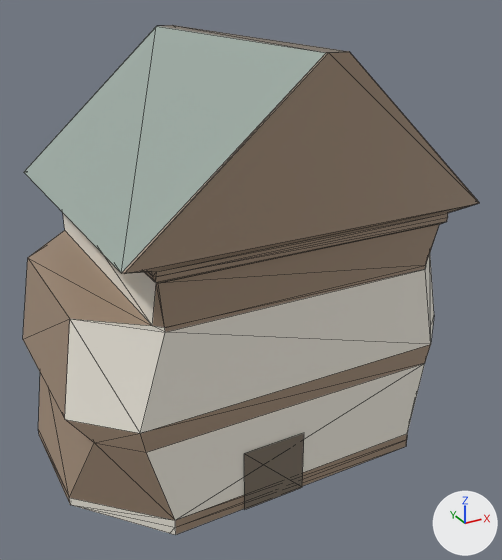
A saved change to the glTF model docs/univers/archipeo/batiments/modeles/5e-batiment-moulin-de-sillon/loin.glb.
Before and after are seen from a camera (50 mm lens) standing at (-0.7, -1.312, 1.053) and looking at (0.014, -0.013, 0.403). Arrows for +X, +Y and +Z are at lower right; the lights stay in place. The first picture is the older version. Mesh edges are drawn as thin lines. Vertices at exactly the same position are counted once.

Names of what the first picture shows: 'loin'.
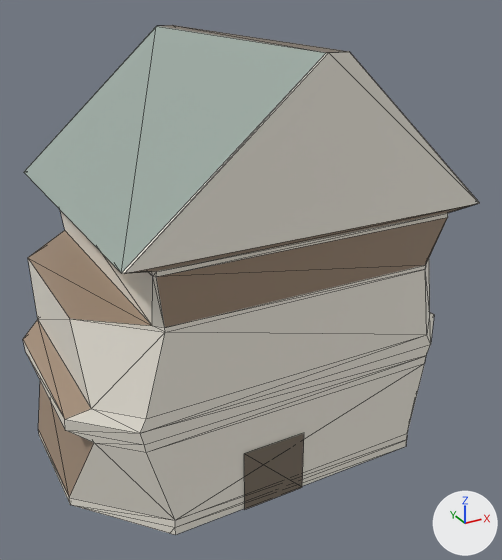
Diff of the bpy script that builds the scene:
```diff
--- a/docs/univers/archipeo/batiments/modeles/5e-batiment-moulin-de-sillon/loin.glb.py
+++ b/docs/univers/archipeo/batiments/modeles/5e-batiment-moulin-de-sillon/loin.glb.py
@@ me_loin @@
 # used by ob_loin; location = (0.0, 0.0, 0.0)
-me_loin.from_pydata(...)  # 107 vertices, 198 faces; spans x -0.475..0.458, y -0.338..0.403, z 0.0..0.937
+me_loin.from_pydata(...)  # 108 vertices, 200 faces; spans x -0.475..0.458, y -0.338..0.403, z 0.0..0.937
+# me_loin part 1
+# 15 vertices are removed from x -0.327..0.325, y -0.298..0.36, z 0.571..0.581
+# 78 faces are deleted
+# 16 vertices are added at x -0.475..0.458, y -0.273..0.348, z 0.244..0.3
+# 80 new faces join them
+# me_loin part 2: 48 kept faces spanning x -0.475..0.458, y -0.338..0.361, z 0.0..0.937 get new vertex colours; the middle colour goes from beige #a38d78 to white #f4efe3
 me_loin.materials.append(mat_defaultmaterial)
```

What differs and where, as boxes [x1, y1, x2, y2] in the pictures (502 x 560 px; the box of a moved part takes in the faces that stretch with it):
part 1 of me_loin, moved or reshaped: before [23, 213, 448, 453]; after [23, 210, 448, 453]
part 2 of me_loin, recoloured (beige to white): [38, 52, 479, 534] in both
